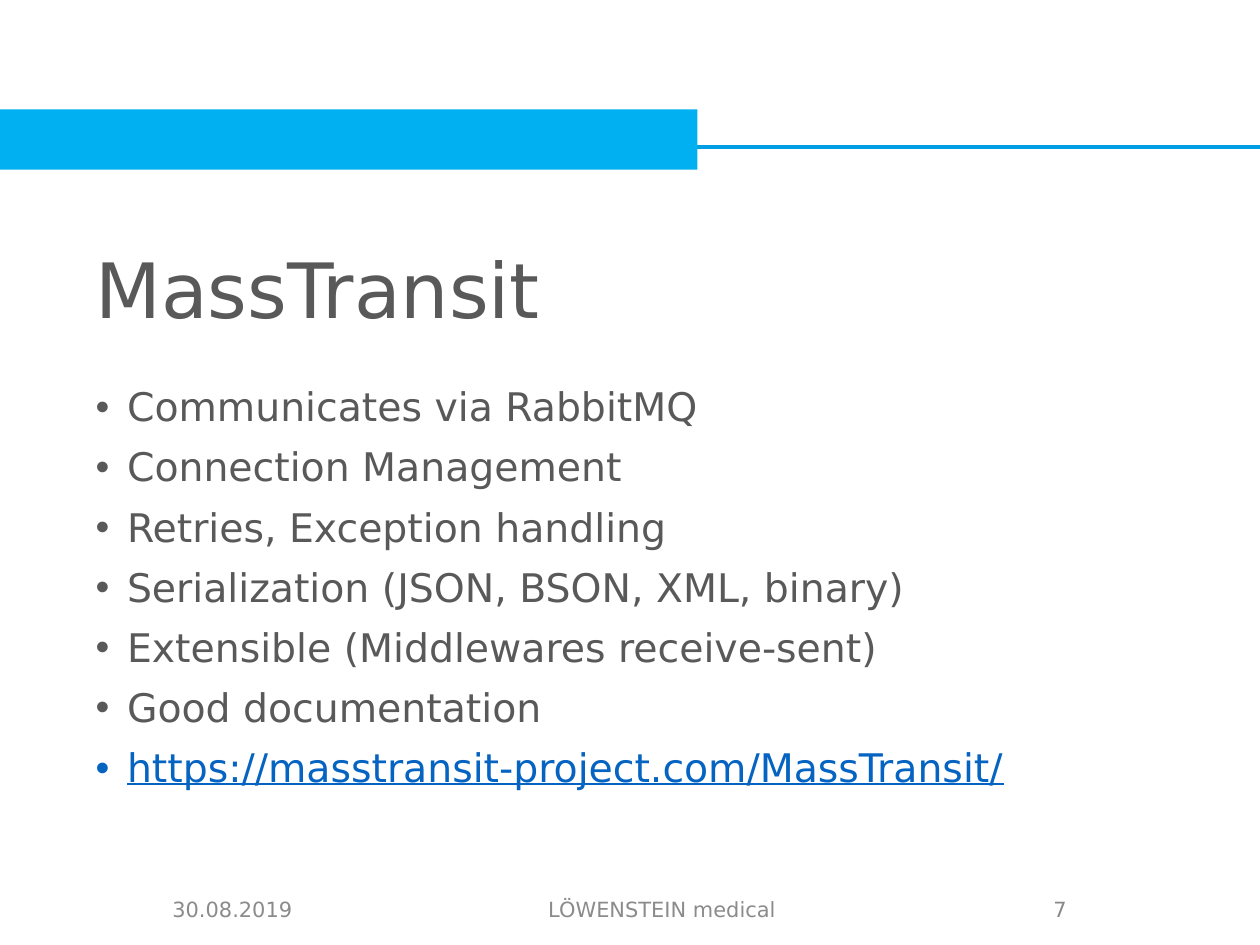
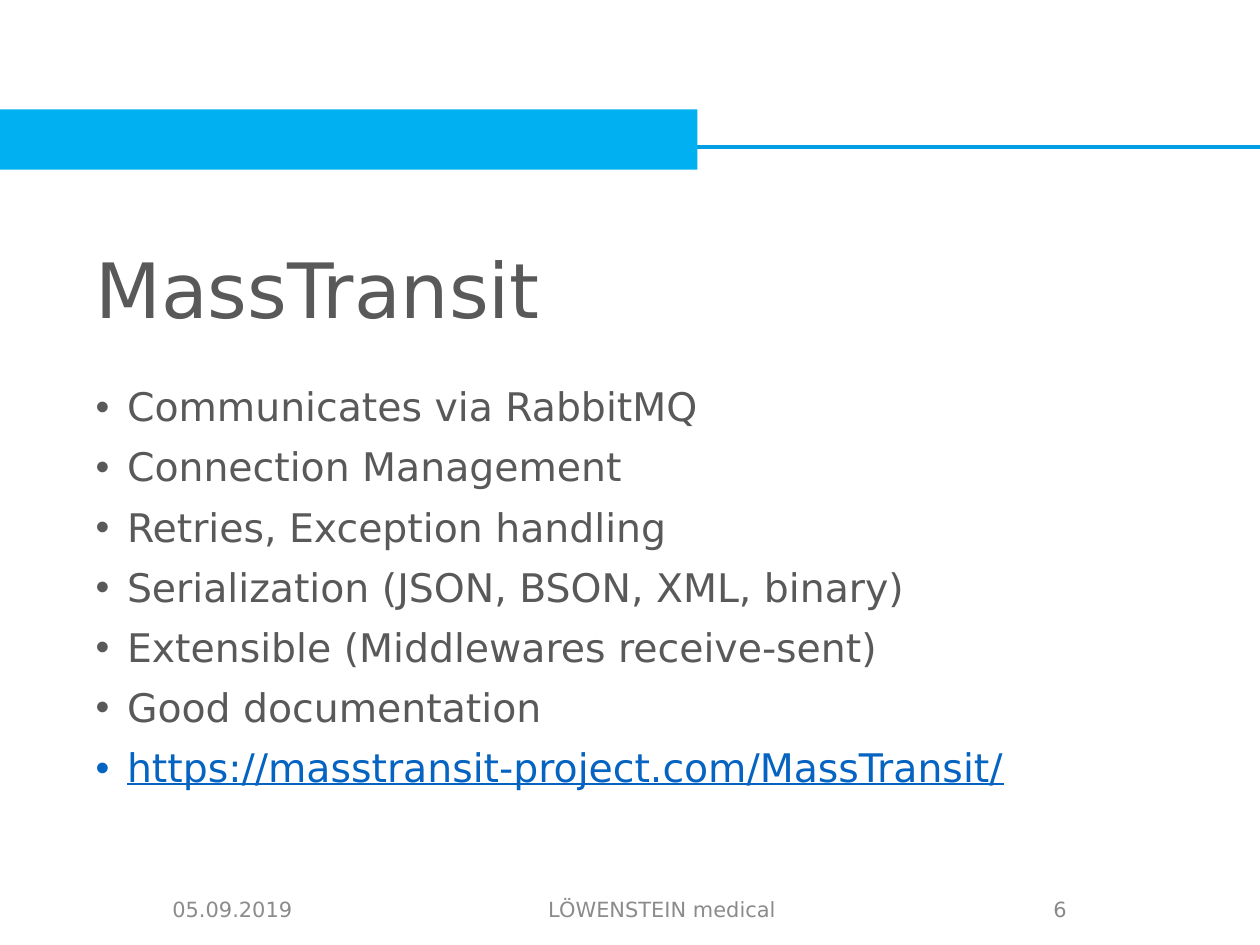
Before and after one commit to BenBorn/Gorod, a slide deck: slide 6 of Presentation.pptx (slide 7 before the commit). Drawn at 1260x945 pixels with LibreOffice and Linux fonts; fonts in the diff are those of the drawing; background and template pictures are left out. Boxes give left, top, right and bottom in pixels: in the first picture for what was removed or moved away, otherwise in the second. Text is boxed around its words. In the diff, an @@ line names an element or a change of style, - is before the commit and + after.

```diff
--- a/Presentation.pptx
+++ b/Presentation.pptx
@@ text at (172,901,292,917): text changed @@
-30.08.2019
+05.09.2019
@@ page number at (1053,901,1066,917): text changed @@
-7
+6
```
Also in this commit, not shown: 7 other slides changed, 1 slide removed, 1 other file.
